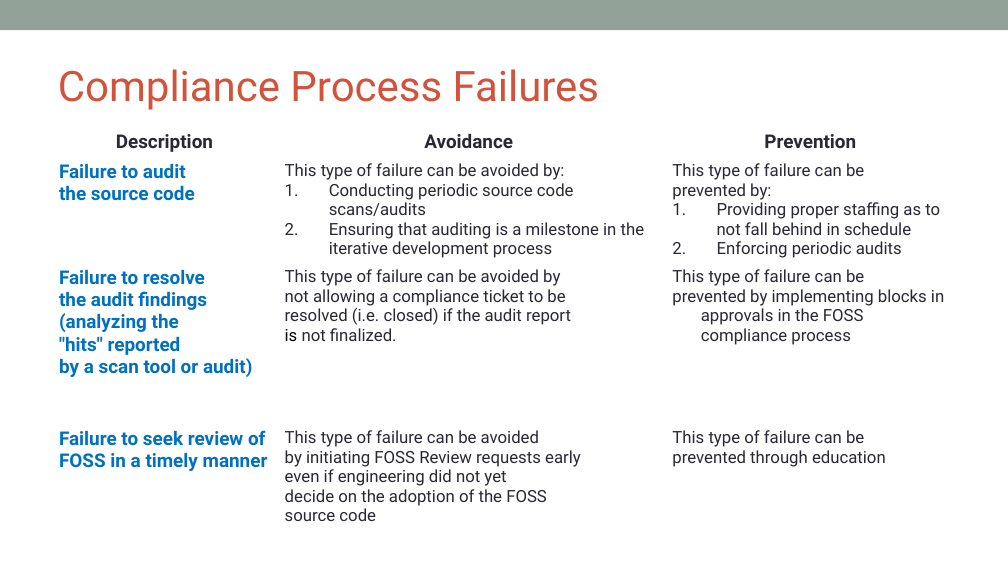
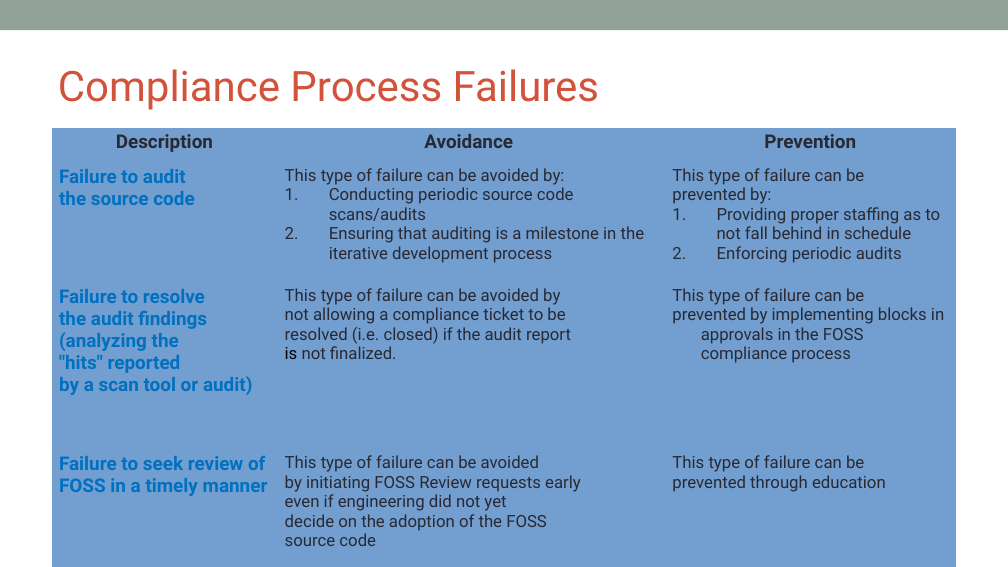
Before and after one commit to OpenChain-Project/Curriculum, a slide deck: slide 75 of slides/openchain-curriculum-for-1-1.odp. Drawn at 1008x567 pixels with LibreOffice and Linux fonts; fonts in the diff are those of the drawing; background and template pictures are left out. Boxes give left, top, right and bottom in pixels: in the first picture for what was removed or moved away, otherwise in the second. Text is boxed around its words. In the diff, an @@ line names an element or a change of style, - is before the commit and + after.

```diff
--- a/slides/openchain-curriculum-for-1-1.odp
+++ b/slides/openchain-curriculum-for-1-1.odp
@@ table at (x1=51, y1=128, x2=956, y2=567) @@
@@ fill #FFFFFF to #729FCF in 12 cells @@
@@ borders changed @@
```
Also in this commit, not shown: 7 other slides changed, 32 slides added, 2 other files.
